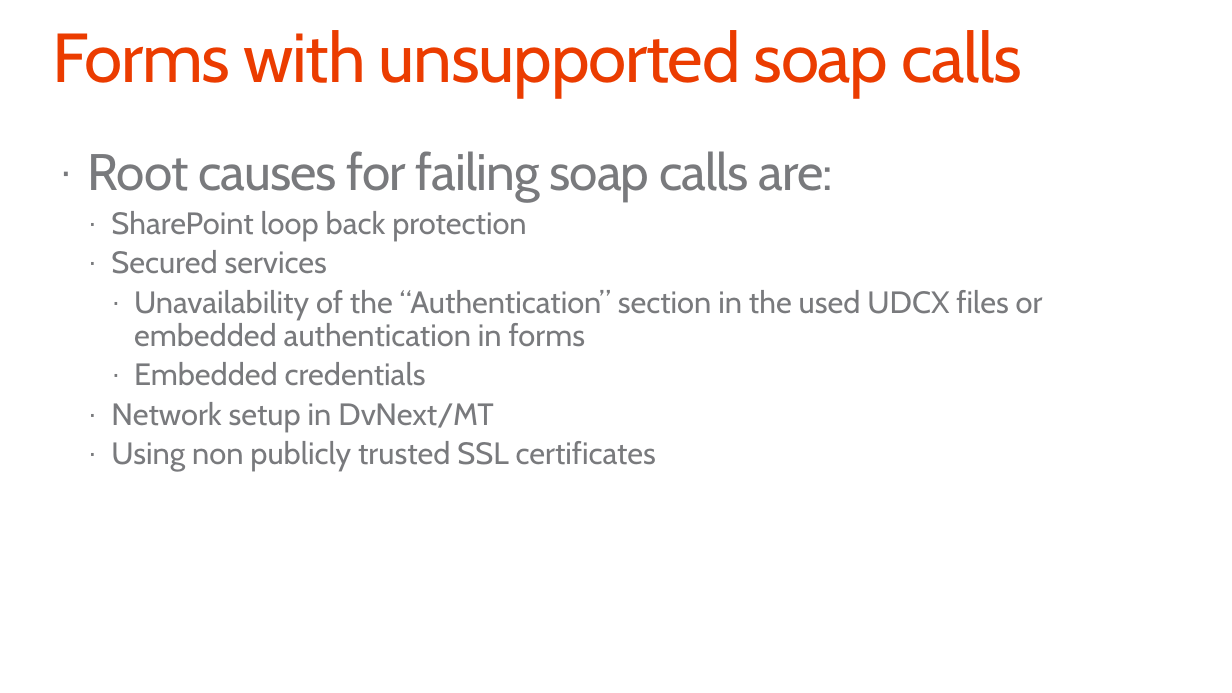
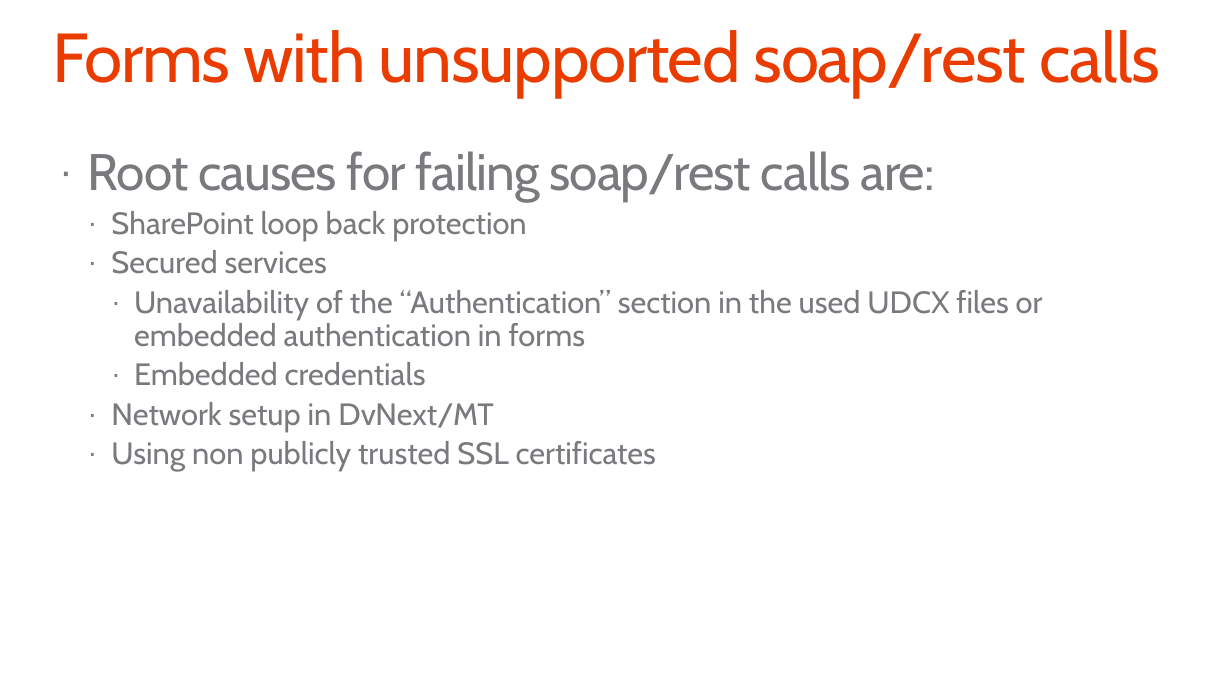
Before and after one commit to pnp/PnP-Transformation, a slide deck: slide 20 of InfoPath/Guidance/Decks/Office 365 JDP InfoPath - Self-service manual.pptx. Drawn at 1232x693 pixels with LibreOffice and Linux fonts; fonts in the diff are those of the drawing; background and template pictures are left out. Boxes give left, top, right and bottom in pixels: in the first picture for what was removed or moved away, otherwise in the second. Text is boxed around its words. In the diff, an @@ line names an element or a change of style, - is before the commit and + after.

```diff
--- a/InfoPath/Guidance/Decks/Office 365 JDP InfoPath - Self-service manual.pptx
+++ b/InfoPath/Guidance/Decks/Office 365 JDP InfoPath - Self-service manual.pptx
@@ title at [52,30,1160,98]: text changed @@
-Forms with unsupported soap calls
+Forms with unsupported soap/rest calls
@@ text at [88,151,934,201]: text changed @@
-· Root causes for failing soap calls are:
+· Root causes for failing soap/rest calls are:
```
Also in this commit, not shown: 2 other slides changed, 1 other file.
